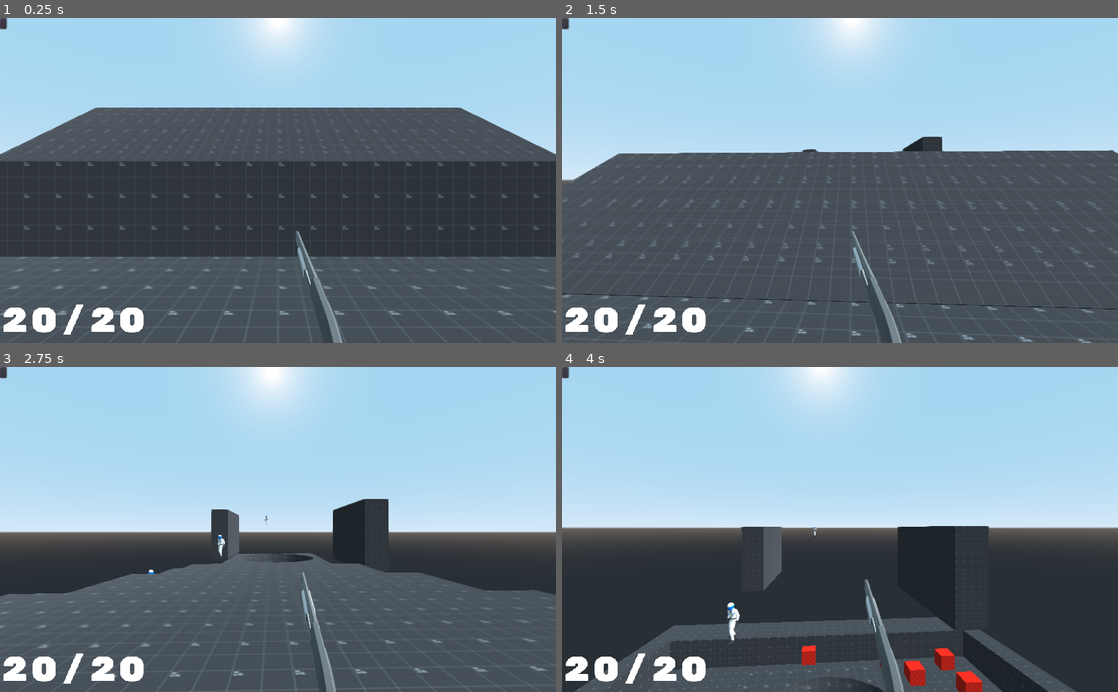
Above: before the commit, frames 1-4 (two rows, left to right).
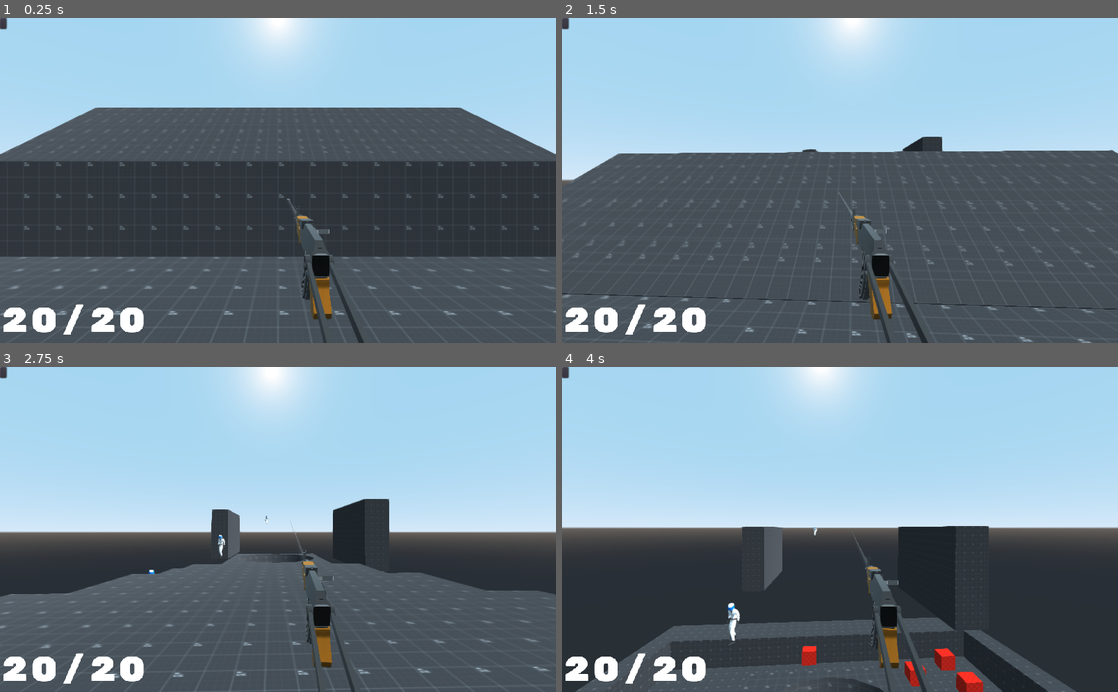
Above: after the commit, the same moments.

Repository: Loading64/Unrealimist
Game: Godot game, scene res://CSGVer of test level.tscn
Two runs of this game, one before a commit and one after it. Both use one fixed random seed, a clock stepped at 60 frames per second and the inputs below.
Inputs (mouse positions are in pixels of both pictures, inside the frame that each line leads up to):
- Up to frame 1 (0.25 s): no input
- Up to frame 2 (1.5 s): move the mouse to (867, 180) at 0.52 s; press the mouse at (867, 180) at 0.53 s; hold W (move_forward) from 0.53 s (still down); tap Space (jump) at 0.77 s; move the mouse to (812, 180) at 1.27 s; release the mouse at (812, 180) at 1.28 s; tap Middle mouse button (Dash) at 1.35 s
- Up to frame 3 (2.75 s): keep holding W (move_forward); tap Space (jump) at 1.52 s; click (250, 529) at 1.55 s; move the mouse to (289, 523) at 2.02 s; press the mouse at (289, 523) at 2.03 s; tap 5 (Explosive_Select) at 2.1 s
- Up to frame 4 (4 s): keep holding W (move_forward); move the mouse to (834, 536) at 2.77 s; release the mouse at (834, 536) at 2.78 s; tap 6 (Long_Range_Select) at 2.85 s; tap Space (jump) at 3.02, 3.77 s; click (834, 536) at 3.05 s; move the mouse to (878, 532) at 3.52 s; press the mouse at (878, 532) at 3.53 s; tap 1 (Melee_Select) at 3.6 s

The runs differ from the first frame. In frame 1, 1.3% of the frame differs, in the area x 51-66%, y 55-100%; in frame 2, 1.4%; in frame 3, 1.4%; in frame 4, 1.8%, in the area x 2-79%, y 48-100%.
Error before the commit: Invalid get index 'is_visible_in_tree' (on base: 'RayCast'). Did you mean '.is_visible_in_tree()' or funcref(obj, "is_visible_in_tree") ? (res://KinematicBody.…

Commit message:
Fixed weapon firing and added lvl1

Diff:
--- a/KinematicBody.gd
+++ b/KinematicBody.gd
@@ -43,8 +43,8 @@
 onready var handloc = $Head/HandLoc
 onready var anim_player = $AnimationPlayer
 onready var camera = $Head/Camera
-onready var GunTimer = $Head/HandLoc/MeshInstance/RayCast/GunTimer
-onready var gunraycast = $Head/HandLoc/MeshInstance/RayCast
+onready var GunTimer = $Head/HandLoc/RayCast/GunTimer
+onready var gunraycast = $Head/HandLoc/RayCast
 enum weapon_state {MELEE,PISTOL,SHOTGUN,RIFLE,EXPLOSIVE,LONG_RANGE}
 enum state  {SPRINTING, CROUCHING, STANDING, SLIDING, SHOOTING, DASHING}
 var weapon = weapon_state.RIFLE
@@ -99,7 +99,7 @@
 					Vector3(rand_range(MAX_CAM_SHAKE, -MAX_CAM_SHAKE),
 					rand_range(MAX_CAM_SHAKE, -MAX_CAM_SHAKE), 0), 0.05)
 			print("firing")
-			if gunraycast.is_visible_in_tree:
+			if gunraycast.is_visible_in_tree():
 				if gunraycast.is_colliding():
 					var target = gunraycast.get_collider()
 					if target.is_in_group("Enemy"):
@@ -121,18 +121,23 @@
 			print("Pistol equipped")
 			damage = 35
 		weapon_state.SHOTGUN:
+			gunraycast.cast_to = Vector3(0,10,100)
+			gunraycast.force_raycast_update()
 			print("Shotgun equipped")
-			damage = 20
+			damage = 150
+			GunTimer.wait_time = 2
 		weapon_state.RIFLE:
+			gunraycast.cast_to = Vector3(0,50,1000)
+			gunraycast.force_raycast_update()
 			print("Rifle equipped")
 			damage = 20
+			GunTimer.wait_time = 0.1
 		weapon_state.EXPLOSIVE:
 			print("Explosive equipped")
 			damage = 70
 		weapon_state.LONG_RANGE:
 			print("Long Range equipped")
 			damage = 200
-
 func _physics_process(delta):
 
 	_wallrun()
--- /dev/null
+++ b/LVL1.tscn
@@ -0,0 +1,143 @@
+[gd_scene load_steps=5 format=2]
+
+[ext_resource path="res://movementcamera.tscn" type="PackedScene" id=1]
+[ext_resource path="res://UI.tscn" type="PackedScene" id=2]
+[ext_resource path="res://DarkGreyGridTexture.tres" type="Material" id=3]
+[ext_resource path="res://Badguy.tscn" type="PackedScene" id=4]
+
+[node name="LVL1" type="Spatial"]
+
+[node name="CSGCombiner" type="CSGCombiner" parent="."]
+transform = Transform( 2, 0, 0, 0, 2, 0, 0, 0, 2, 0, 0, 0 )
+use_collision = true
+
+[node name="CSGBox" type="CSGBox" parent="CSGCombiner"]
+width = 12.0
+height = 3.2
+depth = 15.4
+material = ExtResource( 3 )
+
+[node name="CSGBox" type="CSGBox" parent="CSGCombiner/CSGBox"]
+transform = Transform( 1, 0, 0, 0, 1, 0, 0, 0, 1, 0, 1, 0 )
+operation = 2
+width = 10.0
+height = 1.2
+depth = 13.4
+material = ExtResource( 3 )
+
+[node name="BIG CUBE3" type="CSGBox" parent="CSGCombiner"]
+transform = Transform( 0.5, 0, 0, 0, 0.5, 0, 0, 0, 0.5, -11, 4.2, -17.4 )
+width = 24.0
+height = 24.0
+depth = 142.0
+material = ExtResource( 3 )
+
+[node name="BIG CUBE4" type="CSGBox" parent="CSGCombiner"]
+transform = Transform( 0.5, 0, 0, 0, 0.5, 0, 0, 0, 0.5, 1, 4.2, 13.1 )
+width = 24.0
+height = 24.0
+depth = 24.0
+material = ExtResource( 3 )
+
+[node name="BIG CUBE5" type="CSGBox" parent="CSGCombiner"]
+transform = Transform( 0.5, 0, 0, 0, 0.5, 0, 0, 0, 0.5, 11, 4.2, -17.9 )
+width = 24.0
+height = 24.0
+depth = 146.0
+material = ExtResource( 3 )
+
+[node name="BIG CUBE8" type="CSGBox" parent="CSGCombiner"]
+transform = Transform( 0.5, 0, 0, 0, 0.5, 0, 0, 0, 0.5, 1, 4.2, -78.9 )
+width = 202.0
+height = 96.0
+depth = 286.0
+material = ExtResource( 3 )
+
+[node name="Remover" type="CSGBox" parent="CSGCombiner"]
+transform = Transform( 0.5, 0, 0, 0, 0.5, 0, 0, 0, 0.5, 0, 4, -16.5 )
+operation = 2
+width = 16.0
+height = 10.0
+depth = 46.0
+material = ExtResource( 3 )
+
+[node name="Remover2" type="CSGBox" parent="CSGCombiner"]
+transform = Transform( 0.5, 0, 0, 0, 0.5, 0, 0, 0, 0.5, 0, 4, -31 )
+operation = 2
+width = 16.0
+height = 10.0
+depth = 12.0
+material = ExtResource( 3 )
+
+[node name="Remover3" type="CSGBox" parent="CSGCombiner"]
+transform = Transform( 0.5, 0, 0, 0, 0.5, 0, 0, 0, 0.5, 0, 6.9, -35 )
+operation = 2
+width = 16.0
+height = 8.0
+depth = 28.0
+material = ExtResource( 3 )
+
+[node name="Remover4" type="CSGBox" parent="CSGCombiner"]
+transform = Transform( 0.5, 0, 0, 0, 0.5, 0, 0, 0, 0.5, 0, 6.9, -51.35 )
+operation = 2
+width = 16.0
+height = 8.0
+depth = 37.4
+material = ExtResource( 3 )
+
+[node name="Remover5" type="CSGBox" parent="CSGCombiner"]
+transform = Transform( 0.5, 0, 0, 0, 0.5, 0, 0, 0, 0.5, -0.1, 2.9, -49 )
+operation = 2
+width = 16.4
+height = 8.0
+depth = 26.0
+material = ExtResource( 3 )
+
+[node name="Remover6" type="CSGBox" parent="CSGCombiner"]
+transform = Transform( 0.5, 0, 0, 0, 0.5, 0, 0, 0, 0.5, -0.1, 12.4, -72.75 )
+operation = 2
+width = 60.0
+height = 30.0
+depth = 60.0
+material = ExtResource( 3 )
+
+[node name="KinematicBody" parent="." instance=ExtResource( 1 )]
+transform = Transform( 1, 0, 0, 0, 1, 0, 0, 0, 1, 0, 1, 5 )
+
+[node name="Timer" type="Timer" parent="KinematicBody"]
+wait_time = 0.1
+one_shot = true
+
+[node name="Control" parent="KinematicBody" instance=ExtResource( 2 )]
+
+[node name="Badguy" parent="." instance=ExtResource( 4 )]
+transform = Transform( 1, 0, 0, 0, 1, 0, 0, 0, 1, -16.8078, 9.71354, -139.832 )
+
+[node name="Badguy2" parent="." instance=ExtResource( 4 )]
+transform = Transform( 1, 0, 0, 0, 1, 0, 0, 0, 1, -12.8078, 9.71354, -130.832 )
+
+[node name="Badguy3" parent="." instance=ExtResource( 4 )]
+transform = Transform( 1, 0, 0, 0, 1, 0, 0, 0, 1, -9.8078, 9.71354, -139.832 )
+
+[node name="Badguy4" parent="." instance=ExtResource( 4 )]
+transform = Transform( 1, 0, 0, 0, 1, 0, 0, 0, 1, -4.8078, 9.71354, -131.832 )
+
+[node name="Badguy5" parent="." instance=ExtResource( 4 )]
+transform = Transform( 1, 0, 0, 0, 1, 0, 0, 0, 1, -9.8078, 9.71354, -125.832 )
+
+[node name="Badguy6" parent="." instance=ExtResource( 4 )]
+transform = Transform( 1, 0, 0, 0, 1, 0, 0, 0, 1, -3.8078, 9.71354, -125.832 )
+
+[node name="Badguy7" parent="." instance=ExtResource( 4 )]
+transform = Transform( 1, 0, 0, 0, 1, 0, 0, 0, 1, -3.8078, 9.71354, -139.832 )
+
+[node name="Badguy8" parent="." instance=ExtResource( 4 )]
+transform = Transform( 1, 0, 0, 0, 1, 0, 0, 0, 1, 1.1922, 9.71354, -139.832 )
+
+[node name="Badguy9" parent="." instance=ExtResource( 4 )]
+transform = Transform( 1, 0, 0, 0, 1, 0, 0, 0, 1, 1.1922, 9.71354, -128.832 )
+
+[node name="Badguy10" parent="." instance=ExtResource( 4 )]
+transform = Transform( 1, 0, 0, 0, 1, 0, 0, 0, 1, 6.1922, 9.71354, -128.832 )
+
+[connection signal="timeout" from="KinematicBody/Timer" to="KinematicBody" method="_on_Timer_timeout"]
--- a/movementcamera.tscn
+++ b/movementcamera.tscn
@@ -10,45 +10,33 @@
 radius = 0.5
 height = 1.5
 
-[sub_resource type="SphereMesh" id=2]
+[sub_resource type="SpatialMaterial" id=2]
+flags_transparent = true
+params_depth_draw_mode = 1
+albedo_color = Color( 0.623529, 0.623529, 0.623529, 0.0235294 )
+
+[sub_resource type="SphereMesh" id=3]
+material = SubResource( 2 )
 radial_segments = 4
 rings = 1
 
-[sub_resource type="SpatialMaterial" id=3]
-albedo_color = Color( 1, 0, 0, 1 )
-
-[sub_resource type="CubeMesh" id=4]
-material = SubResource( 3 )
-
-[sub_resource type="Animation" id=5]
+[sub_resource type="Animation" id=6]
 length = 0.04
 step = 0.01
 tracks/0/type = "value"
-tracks/0/path = NodePath("Head/HandLoc/MeshInstance:translation")
+tracks/0/path = NodePath("Head/HandLoc/Assualt Rifle:translation")
 tracks/0/interp = 1
 tracks/0/loop_wrap = true
 tracks/0/imported = false
 tracks/0/enabled = true
 tracks/0/keys = {
-"times": PoolRealArray( 0, 0.01, 0.04 ),
-"transitions": PoolRealArray( 1, 1, 1 ),
-"update": 0,
-"values": [ Vector3( 0, -0.011, -0.8 ), Vector3( 0, -0.011, -0.676 ), Vector3( 0, -0.011, -0.8 ) ]
-}
-tracks/1/type = "value"
-tracks/1/path = NodePath("Head/HandLoc/Assualt Rifle:translation")
-tracks/1/interp = 1
-tracks/1/loop_wrap = true
-tracks/1/imported = false
-tracks/1/enabled = true
-tracks/1/keys = {
 "times": PoolRealArray( 0, 0.04 ),
 "transitions": PoolRealArray( 1, 1 ),
 "update": 0,
 "values": [ Vector3( -5.96046e-08, 0, -0.9 ), Vector3( -5.96046e-08, 0, -0.7 ) ]
 }
 
-[sub_resource type="Animation" id=6]
+[sub_resource type="Animation" id=7]
 tracks/0/type = "transform"
 tracks/0/path = NodePath(".")
 tracks/0/interp = 1
@@ -151,48 +139,31 @@
 
 [node name="Assualt Rifle" parent="Head/HandLoc" instance=ExtResource( 3 )]
 transform = Transform( -6.99382e-09, 0, 0.16, 0, 0.1, 0, -0.1, 0, -4.37114e-09, -5.96046e-08, 0, -0.7 )
-visible = false
 
 [node name="Laser" type="RayCast" parent="Head/HandLoc/Assualt Rifle"]
 transform = Transform( -6.01032e-07, 0, 10, 0, 10, 0, -6.25, 0, -1.09279e-07, 5.49, 1.5, -0.0499995 )
 cast_to = Vector3( 0, 2, 100 )
 
 [node name="Pellet M" type="CPUParticles" parent="Head/HandLoc/Assualt Rifle"]
-transform = Transform( 6.69331e-08, -3.38765, -9.49778e-08, -3.09805e-07, -2.26301e-07, 3.54376, -1.53125, -1.48079e-07, -1.33866e-07, 9.63079, 1.57394, -0.0499994 )
-emitting = false
-amount = 1
-lifetime = 10.0
-one_shot = true
-speed_scale = 32.0
-mesh = SubResource( 2 )
-spread = 90.0
-
-[node name="RayCast" type="RayCast" parent="Head/HandLoc/Assualt Rifle/Pellet M" groups=[
-"Raycast",
-]]
-transform = Transform( -0.999999, 1.19388e-07, -1.20501e-06, 7.01536e-08, -3.47266e-08, -0.732257, -8.74227e-08, -1.36564, -7.78748e-07, -1.19209e-07, 0, -0.0906308 )
-enabled = true
-cast_to = Vector3( 0, -1, 100 )
-
-[node name="GunTimer" type="Timer" parent="Head/HandLoc/Assualt Rifle/Pellet M/RayCast"]
-wait_time = 0.1
-one_shot = true
+transform = Transform( 1.07093e-08, -0.343, -3.8783e-08, 0.35, 2.14188e-08, 1.52989e-08, -1.07093e-08, -3.50485e-08, 0.245001, 8.992, 1.65252, 0.101408 )
+amount = 400
+lifetime = 16.0
+speed_scale = 16.0
+explosiveness = 0.05
+mesh = SubResource( 3 )
+spread = 90.0
 
 [node name="Mossberg 500" parent="Head/HandLoc" instance=ExtResource( 4 )]
-transform = Transform( 0.292027, 0, 0, 0, -1.7321e-08, 0.291111, 0, -0.396258, -1.27249e-08, 0.1, -0.285715, -1.05392 )
-
-[node name="Laser" type="RayCast" parent="Head/HandLoc/Mossberg 500"]
-transform = Transform( -1, 0, -8.74228e-08, -1.26451e-07, -7.44049e-08, 1.44643, -1.13806e-15, 0.691358, 1.30179e-08, -0.008, 0.15, -0.2 )
-cast_to = Vector3( 0, 2, 100 )
+transform = Transform( 0.292027, 0, 0, 0, -1.7321e-08, 0.291111, 0, -0.396258, -1.27249e-08, 0.00839821, 0.171418, -1.05392 )
+visible = false
 
 [node name="Pellet M" type="CPUParticles" parent="Head/HandLoc/Mossberg 500"]
 transform = Transform( -0.245, -1.1932e-13, -2.14186e-08, 1.15911e-14, -0.49, -4.01052e-08, -2.14186e-08, -2.00555e-08, 0.245001, -0.008, 4.50966, 0.101408 )
-visible = false
-amount = 400
-lifetime = 4.5
-speed_scale = 16.0
-explosiveness = 0.05
-mesh = SubResource( 2 )
+amount = 400
+lifetime = 4.5
+speed_scale = 16.0
+explosiveness = 0.05
+mesh = SubResource( 3 )
 spread = 90.0
 
 [node name="RayCast" type="RayCast" parent="Head/HandLoc/Mossberg 500/Pellet M" groups=[
@@ -208,12 +179,11 @@
 
 [node name="Pellet U" type="CPUParticles" parent="Head/HandLoc/Mossberg 500"]
 transform = Transform( -0.245, -1.04022e-13, -2.14185e-08, 2.70006e-09, -0.488135, -0.0308859, -2.13371e-08, -0.0295254, 0.244069, -0.00799999, 4.50966, 0.101408 )
-visible = false
-amount = 400
-lifetime = 4.5
-speed_scale = 16.0
-explosiveness = 0.05
-mesh = SubResource( 2 )
+amount = 400
+lifetime = 4.5
+speed_scale = 16.0
+explosiveness = 0.05
+mesh = SubResource( 3 )
 spread = 90.0
 
 [node name="RayCast" type="RayCast" parent="Head/HandLoc/Mossberg 500/Pellet U" groups=[
@@ -229,12 +199,11 @@
 
 [node name="Pellet D" type="CPUParticles" parent="Head/HandLoc/Mossberg 500"]
 transform = Transform( -0.245, 2.96435e-08, -2.69397e-09, -3.09805e-08, -0.490458, 0.0445723, -2.78825e-16, 0.0205097, 0.243511, -0.00799999, 4.50966, 0.101408 )
-visible = false
-amount = 400
-lifetime = 4.5
-speed_scale = 16.0
-explosiveness = 0.05
-mesh = SubResource( 2 )
+amount = 400
+lifetime = 4.5
+speed_scale = 16.0
+explosiveness = 0.05
+mesh = SubResource( 3 )
 spread = 90.0
 
 [node name="RayCast" type="RayCast" parent="Head/HandLoc/Mossberg 500/Pellet D" groups=[
@@ -250,12 +219,11 @@
 
 [node name="Pellet DL" type="CPUParticles" parent="Head/HandLoc/Mossberg 500"]
 transform = Transform( -0.140526, -0.0192007, -0.227969, -1.53152e-08, -0.490458, 0.0445724, -0.175606, 0.0117639, 0.139672, -0.00799996, 4.50966, 0.101408 )
-visible = false
-amount = 400
-lifetime = 4.5
-speed_scale = 16.0
-explosiveness = 0.05
-mesh = SubResource( 2 )
+amount = 400
+lifetime = 4.5
+speed_scale = 16.0
+explosiveness = 0.05
+mesh = SubResource( 3 )
 spread = 90.0
 
 [node name="RayCast" type="RayCast" parent="Head/HandLoc/Mossberg 500/Pellet DL" groups=[
@@ -271,12 +239,11 @@
 
 [node name="Pellet DR" type="CPUParticles" parent="Head/HandLoc/Mossberg 500"]
 transform = Transform( -0.103541, 0.0212435, 0.252225, -4.83124e-08, -0.490458, 0.0445723, 0.19429, 0.00866776, 0.102912, -0.00799996, 4.50966, 0.101408 )
-visible = false
-amount = 400
-lifetime = 4.5
-speed_scale = 16.0
-explosiveness = 0.05
-mesh = SubResource( 2 )
+amount = 400
+lifetime = 4.5
+speed_scale = 16.0
+explosiveness = 0.05
+mesh = SubResource( 3 )
 spread = 90.0
 
 [node name="RayCast" type="RayCast" parent="Head/HandLoc/Mossberg 500/Pellet DR" groups=[
@@ -292,12 +259,11 @@
 
 [node name="Pellet R" type="CPUParticles" parent="Head/HandLoc/Mossberg 500"]
 transform = Transform( -0.244068, -0.0337433, -2.25938e-08, 0.0270251, -0.488135, -3.76731e-08, -2.08398e-08, -2.00156e-08, 0.245001, -0.00799996, 4.50966, 0.101408 )
-visible = false
-amount = 400
-lifetime = 4.5
-speed_scale = 16.0
-explosiveness = 0.05
-mesh = SubResource( 2 )
+amount = 400
+lifetime = 4.5
+speed_scale = 16.0
+explosiveness = 0.05
+mesh = SubResource( 3 )
 spread = 90.0
 
 [node name="RayCast" type="RayCast" parent="Head/HandLoc/Mossberg 500/Pellet R" groups=[
@@ -313,12 +279,11 @@
 
 [node name="Pellet L" type="CPUParticles" parent="Head/HandLoc/Mossberg 500"]
 transform = Transform( -0.244068, 0.0337433, -2.00804e-08, -0.0270251, -0.488135, -4.23984e-08, -2.19975e-08, -2.00156e-08, 0.245001, -0.00799996, 4.50966, 0.101408 )
-visible = false
-amount = 400
-lifetime = 4.5
-speed_scale = 16.0
-explosiveness = 0.05
-mesh = SubResource( 2 )
+amount = 400
+lifetime = 4.5
+speed_scale = 16.0
+explosiveness = 0.05
+mesh = SubResource( 3 )
 spread = 90.0
 
 [node name="RayCast" type="RayCast" parent="Head/HandLoc/Mossberg 500/Pellet L" groups=[
@@ -334,12 +299,11 @@
 
 [node name="Pellet UR" type="CPUParticles" parent="Head/HandLoc/Mossberg 500"]
 transform = Transform( -0.200692, -0.0193544, 0.159991, -8.26864e-09, -0.488135, -0.0308859, 0.12296, -0.0241858, 0.199929, -0.00799996, 4.50966, 0.101408 )
-visible = false
-amount = 400
-lifetime = 4.5
-speed_scale = 16.0
-explosiveness = 0.05
-mesh = SubResource( 2 )
+amount = 400
+lifetime = 4.5
+speed_scale = 16.0
+explosiveness = 0.05
+mesh = SubResource( 3 )
 spread = 90.0
 
 [node name="RayCast" type="RayCast" parent="Head/HandLoc/Mossberg 500/Pellet UR" groups=[
@@ -355,12 +319,11 @@
 
 [node name="Pellet UR2" type="CPUParticles" parent="Head/HandLoc/Mossberg 500"]
 transform = Transform( -0.187681, 0.0216897, -0.179296, 1.49925e-08, -0.488135, -0.030886, -0.137797, -0.0226178, 0.186967, -0.00799996, 4.50966, 0.101408 )
-visible = false
-amount = 400
-lifetime = 4.5
-speed_scale = 16.0
-explosiveness = 0.05
-mesh = SubResource( 2 )
+amount = 400
+lifetime = 4.5
+speed_scale = 16.0
+explosiveness = 0.05
+mesh = SubResource( 3 )
 spread = 90.0
 
 [node name="RayCast" type="RayCast" parent="Head/HandLoc/Mossberg 500/Pellet UR2" groups=[
@@ -376,20 +339,14 @@
 
 [node name="Mossberg 500_2002" parent="Head/HandLoc/Mossberg 500" instance=ExtResource( 5 )]
 
-[node name="MeshInstance" type="MeshInstance" parent="Head/HandLoc"]
-transform = Transform( 0.1, 0, 0, 0, 0.2, 0, 0, 0, 1, 0, -0.011, -0.8 )
-visible = false
-mesh = SubResource( 4 )
-material/0 = null
-
-[node name="RayCast" type="RayCast" parent="Head/HandLoc/MeshInstance" groups=[
-"Raycast",
-]]
-transform = Transform( -0.999999, 1.55431e-14, -1.11759e-06, -2.498e-15, 0.999999, 5.96046e-07, 8.3819e-09, 2.38418e-08, -1, 0, 9.53674e-07, -1.3 )
-enabled = true
-cast_to = Vector3( 0, 10, 100 )
-
-[node name="GunTimer" type="Timer" parent="Head/HandLoc/MeshInstance/RayCast"]
+[node name="RayCast" type="RayCast" parent="Head/HandLoc" groups=[
+"Raycast",
+]]
+transform = Transform( 1.5299e-09, 0.0391652, -3.00209e-09, 0.035, -1.71197e-09, 0, -1.33748e-16, -3.42393e-09, -0.0343399, 0.00600207, 0.196293, -3.10383 )
+enabled = true
+cast_to = Vector3( 0, 50, 10000 )
+
+[node name="GunTimer" type="Timer" parent="Head/HandLoc/RayCast"]
 wait_time = 0.1
 one_shot = true
 
@@ -402,11 +359,11 @@
 cast_to = Vector3( 0, -1.5, 0 )
 
 [node name="AnimationPlayer" type="AnimationPlayer" parent="."]
-anims/AssualtFire = SubResource( 5 )
-anims/Crouch = SubResource( 6 )
-anims/ShotgunFire = SubResource( 9 )
-anims/slide = SubResource( 7 )
-anims/standing = SubResource( 8 )
+anims/AssualtFire = SubResource( 6 )
+anims/Crouch = SubResource( 7 )
+anims/ShotgunFire = SubResource( 8 )
+anims/slide = SubResource( 9 )
+anims/standing = SubResource( 10 )
 
 [node name="StateTimer" type="Timer" parent="."]
 wait_time = 0.1
@@ -420,7 +377,6 @@
 wait_time = 0.1
 one_shot = true
 
-[connection signal="timeout" from="Head/HandLoc/Assualt Rifle/Pellet M/RayCast/GunTimer" to="." method="_on_GunTimer_timeout"]
 [connection signal="timeout" from="Head/HandLoc/Mossberg 500/Pellet M/RayCast/GunTimer" to="." method="_on_GunTimer_timeout"]
 [connection signal="timeout" from="Head/HandLoc/Mossberg 500/Pellet U/RayCast/GunTimer" to="." method="_on_GunTimer_timeout"]
 [connection signal="timeout" from="Head/HandLoc/Mossberg 500/Pellet D/RayCast/GunTimer" to="." method="_on_GunTimer_timeout"]
@@ -430,6 +386,6 @@
 [connection signal="timeout" from="Head/HandLoc/Mossberg 500/Pellet L/RayCast/GunTimer" to="." method="_on_GunTimer_timeout"]
 [connection signal="timeout" from="Head/HandLoc/Mossberg 500/Pellet UR/RayCast/GunTimer" to="." method="_on_GunTimer_timeout"]
 [connection signal="timeout" from="Head/HandLoc/Mossberg 500/Pellet UR2/RayCast/GunTimer" to="." method="_on_GunTimer_timeout"]
-[connection signal="timeout" from="Head/HandLoc/MeshInstance/RayCast/GunTimer" to="." method="_on_GunTimer_timeout"]
+[connection signal="timeout" from="Head/HandLoc/RayCast/GunTimer" to="." method="_on_GunTimer_timeout"]
 [connection signal="timeout" from="StateTimer" to="." method="_on_StateTimer_timeout"]
 [connection signal="timeout" from="DashTimer" to="." method="_on_DashTimer_timeout"]
--- a/project.godot
+++ b/project.godot
@@ -17,6 +17,10 @@
 config/name="Godottest"
 run/main_scene="res://CSGVer of test level.tscn"
 config/icon="res://icon.png"
+
+[global]
+
+print=false
 
 [input]
 
Not shown: 4 places in movementcamera.tscn that only renumber resources
